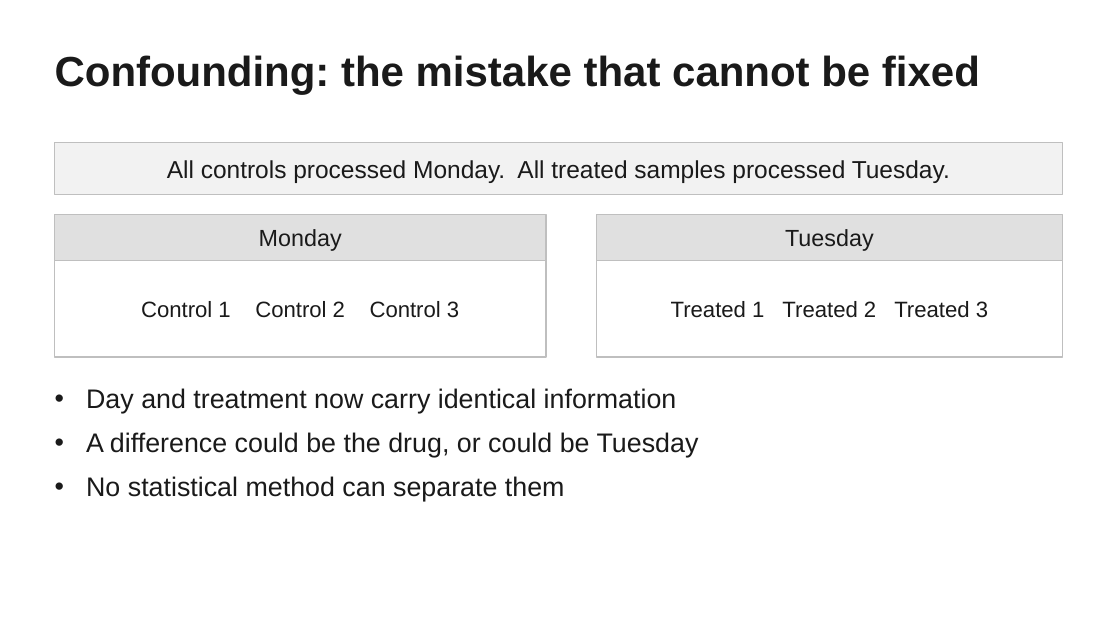
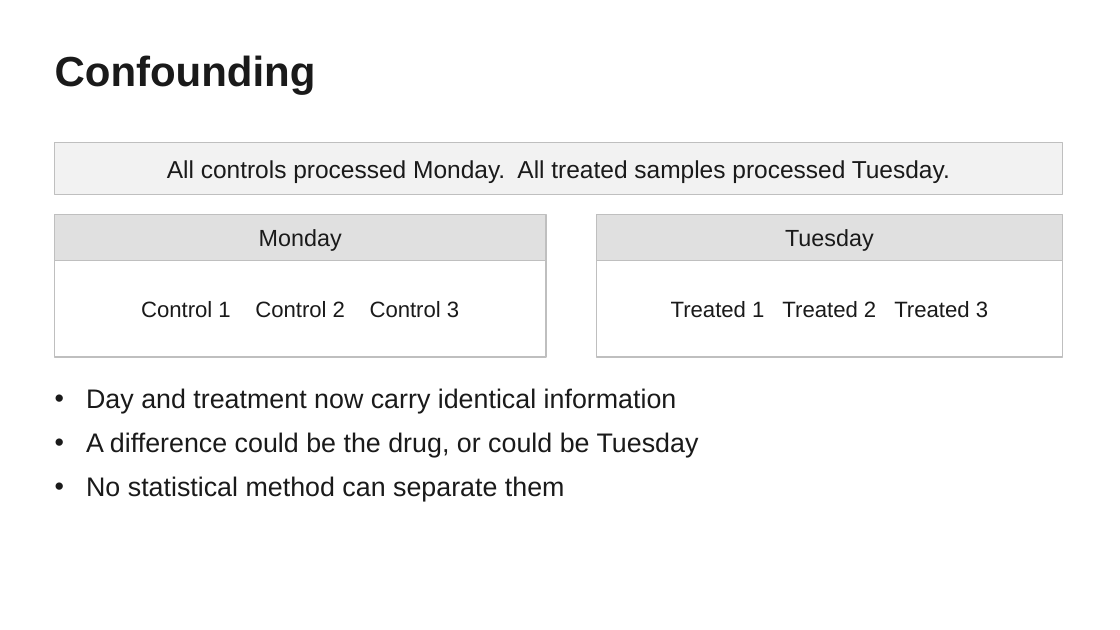
Before and after one commit to savannahmwesigwa/bulk-rnaseq-course, a slide deck: slide 11 of slides/bulk_rnaseq_tutorial.pptx. Drawn at 1120x630 pixels with LibreOffice and Linux fonts; fonts in the diff are those of the drawing. Boxes give left, top, right and bottom in pixels: in the first picture for what was removed or moved away, otherwise in the second. Text is boxed around its words. In the diff, an @@ line names an element or a change of style, - is before the commit and + after.

```diff
--- a/slides/bulk_rnaseq_tutorial.pptx
+++ b/slides/bulk_rnaseq_tutorial.pptx
@@ text at [55, 55, 316, 94]: text changed @@
-Confounding: the mistake that cannot be fixed
+Confounding
```
Also in this commit, not shown: 15 other slides changed, 3 other files.
